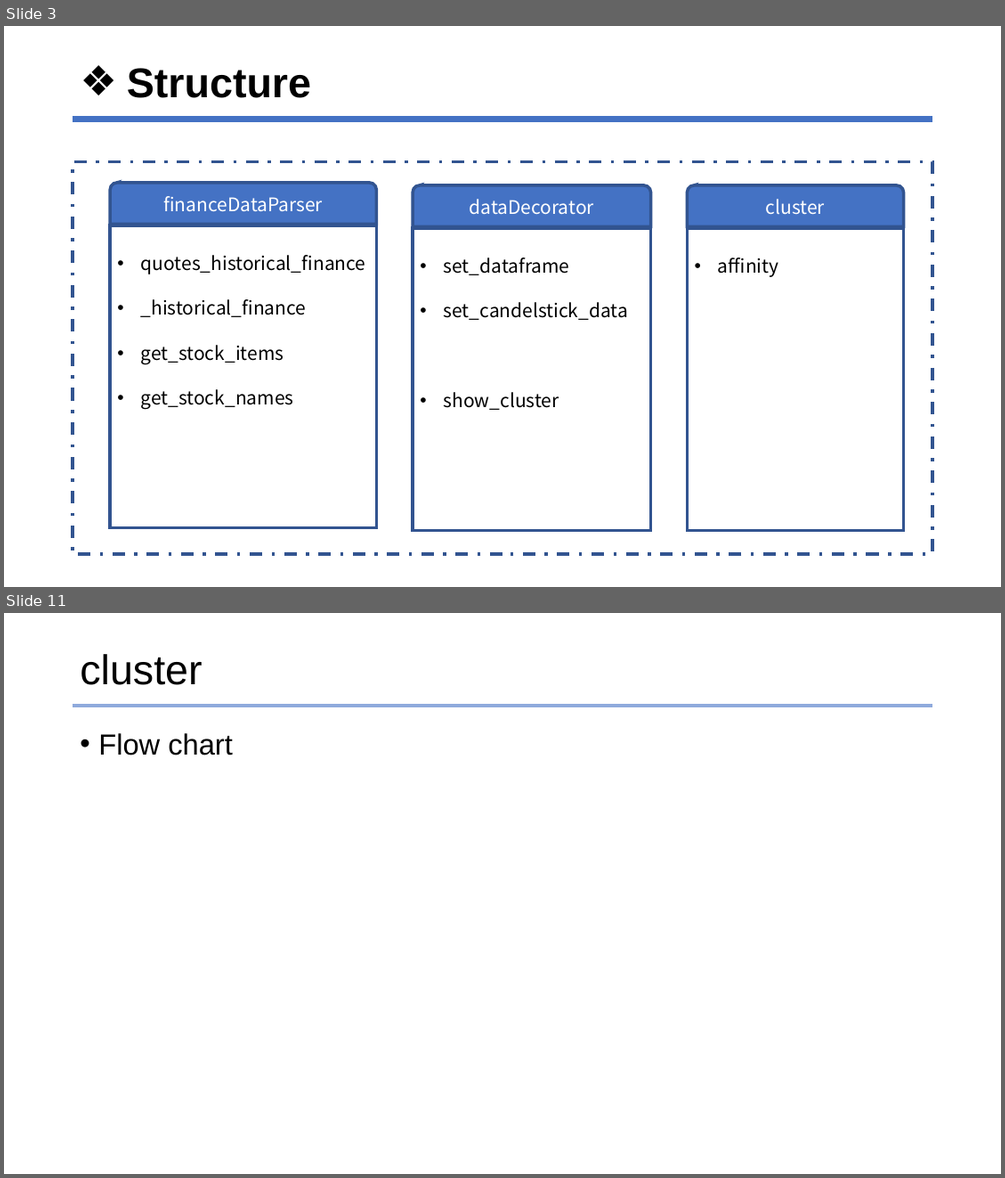
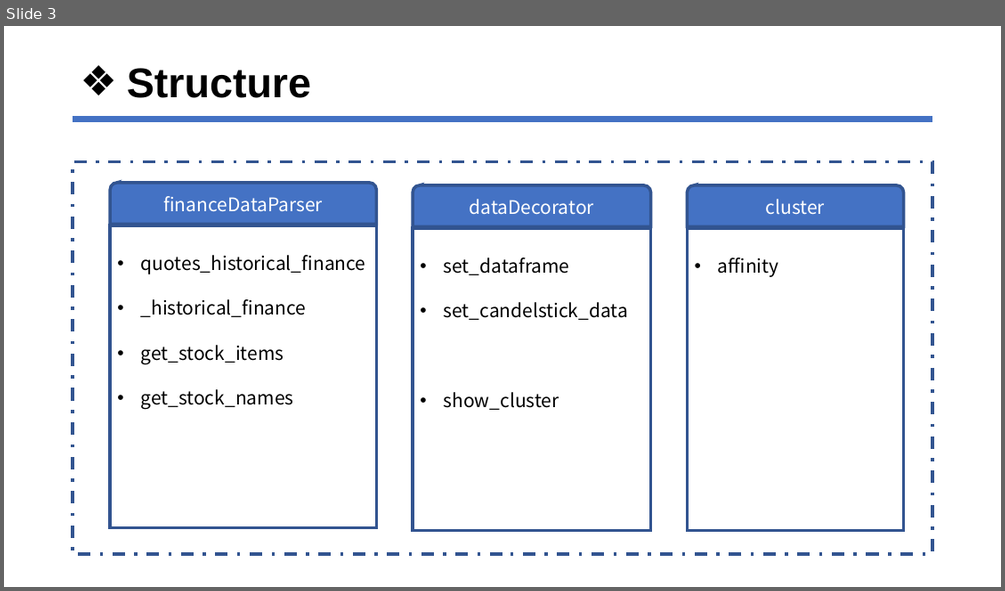
Before and after one commit to jhyun0919/skku_python_proj, a slide deck: etc/skku_term_proj.pptx. Shown one above the other, each under a label of ours: slides 3 and 11 before the commit, slide 3 after it; the slides between them are not shown. The pictures are 1005x1178 and 1005x591 pixels, drawn with LibreOffice and Linux fonts; fonts in the diff are those of the drawing. Boxes give left, top, right and bottom in pixels: in the first picture for what was removed or moved away, otherwise in the second. Text is boxed around its words. In the diff, an @@ line names an element or a change of style, - is before the commit and + after.

```diff
--- a/etc/skku_term_proj.pptx
+++ b/etc/skku_term_proj.pptx
@@ slide 11 removed at bbox=[4, 613, 1001, 1174], background #FFFFFF @@
@@ title removed at bbox=[80, 654, 202, 685] @@
-cluster
@@ line removed from (73, 706) to (933, 706) @@
@@ text removed at bbox=[98, 733, 233, 755] @@
-• Flow chart
```
Also in this commit, not shown: 8 slides changed, 11 slides added, 4 other slides removed, 4 other files.
